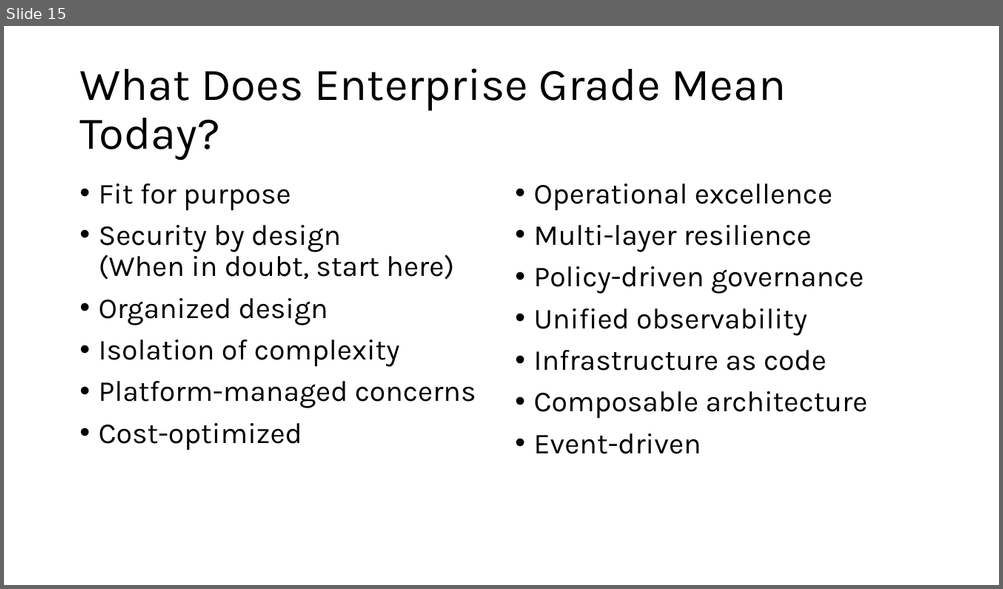
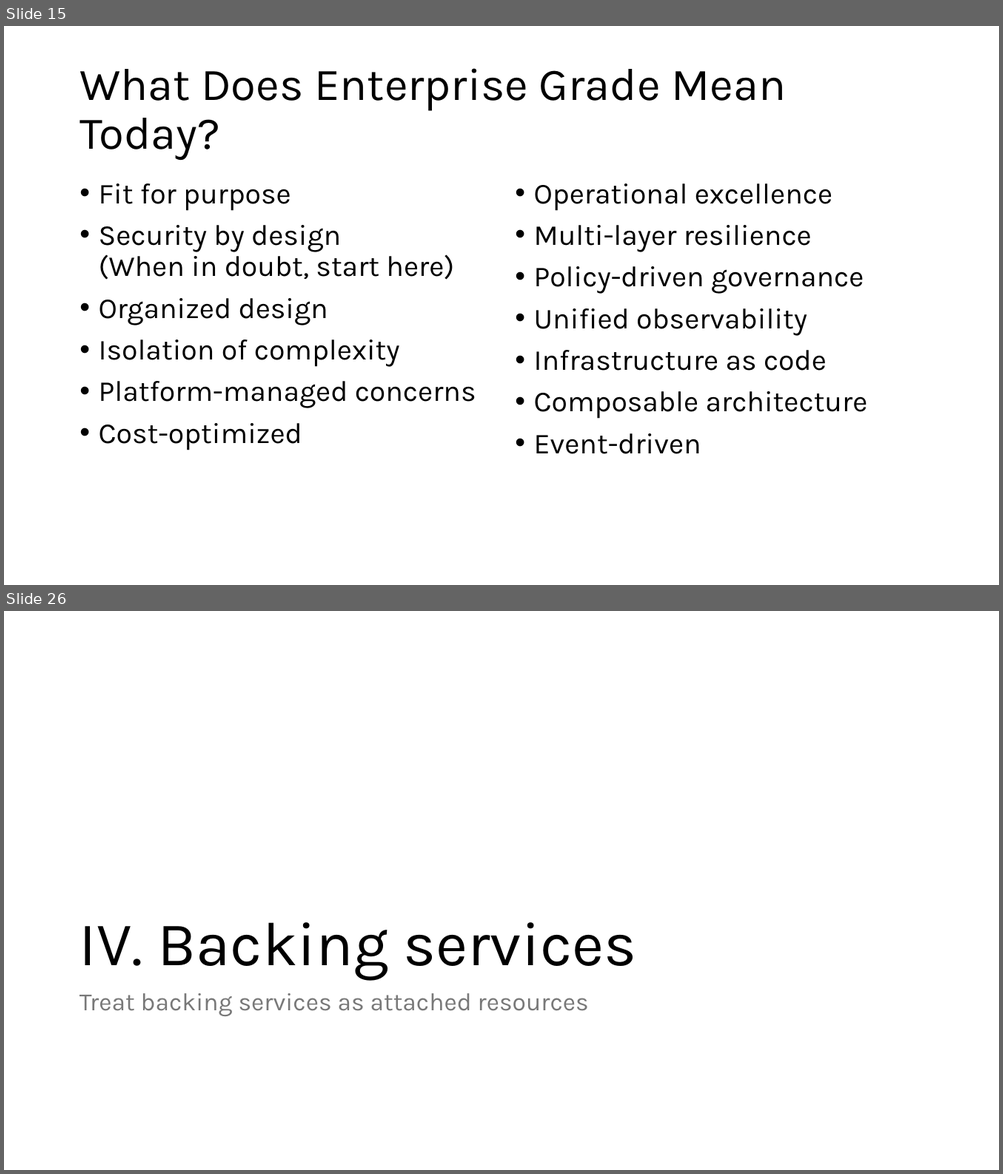
Before and after one commit to ericburcham/cloud-patterns-and-practices, a slide deck: Presentation.pptx. Shown one above the other, each under a label of ours: slide 15 before the commit, slides 15 and 26 after it; the slides between them are not shown. The pictures are 1003x589 and 1003x1174 pixels, drawn with LibreOffice and Linux fonts; fonts in the diff are those of the drawing. Boxes give left, top, right and bottom in pixels: in the first picture for what was removed or moved away, otherwise in the second. Text is boxed around its words. In the diff, an @@ line names an element or a change of style, - is before the commit and + after.

```diff
--- a/Presentation.pptx
+++ b/Presentation.pptx
@@ slide 26 added at (4,611,999,1170), background #FFFFFF @@
@@ title added at (79,923,636,980), 60 pt, text #000000 @@
+IV. Backing services
@@ text added at (79,994,589,1017), 24 pt, text #797979 @@
+Treat backing services as attached resources
```
Also in this commit, not shown: 1 slide changed, 31 other slides added.
